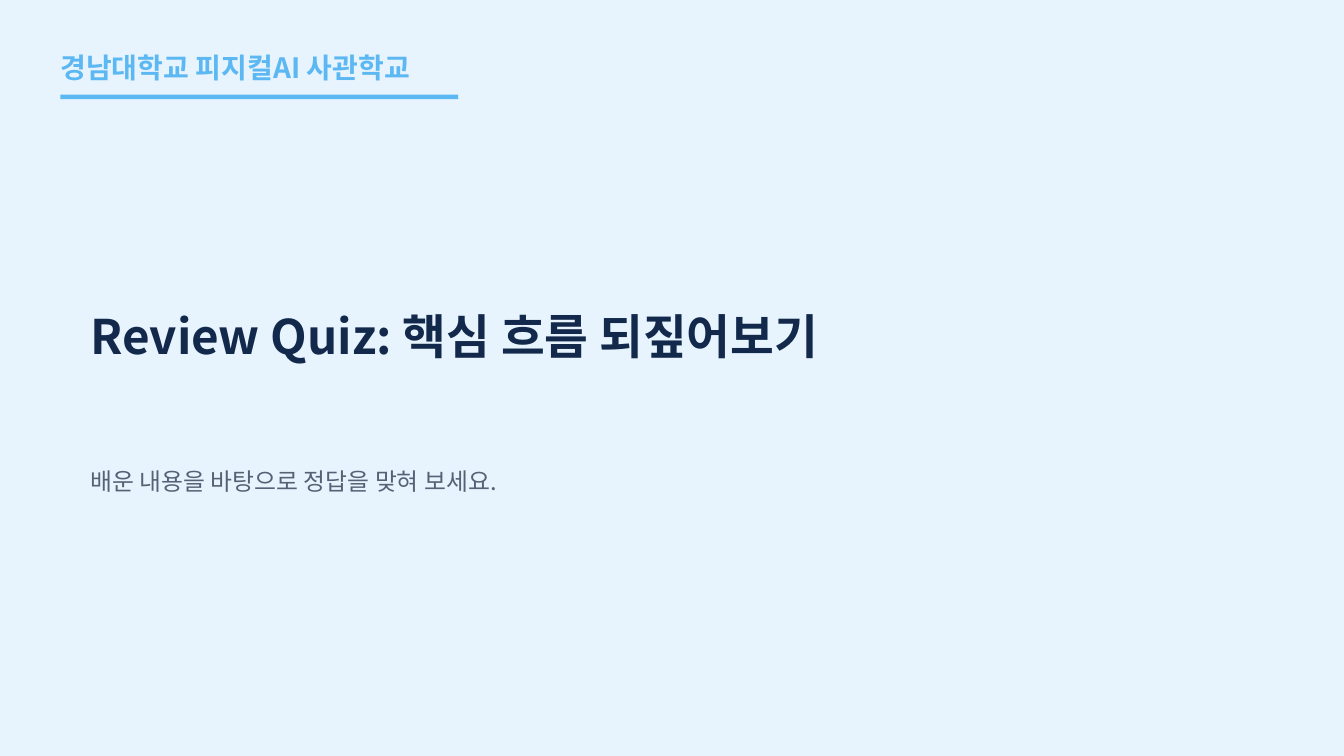
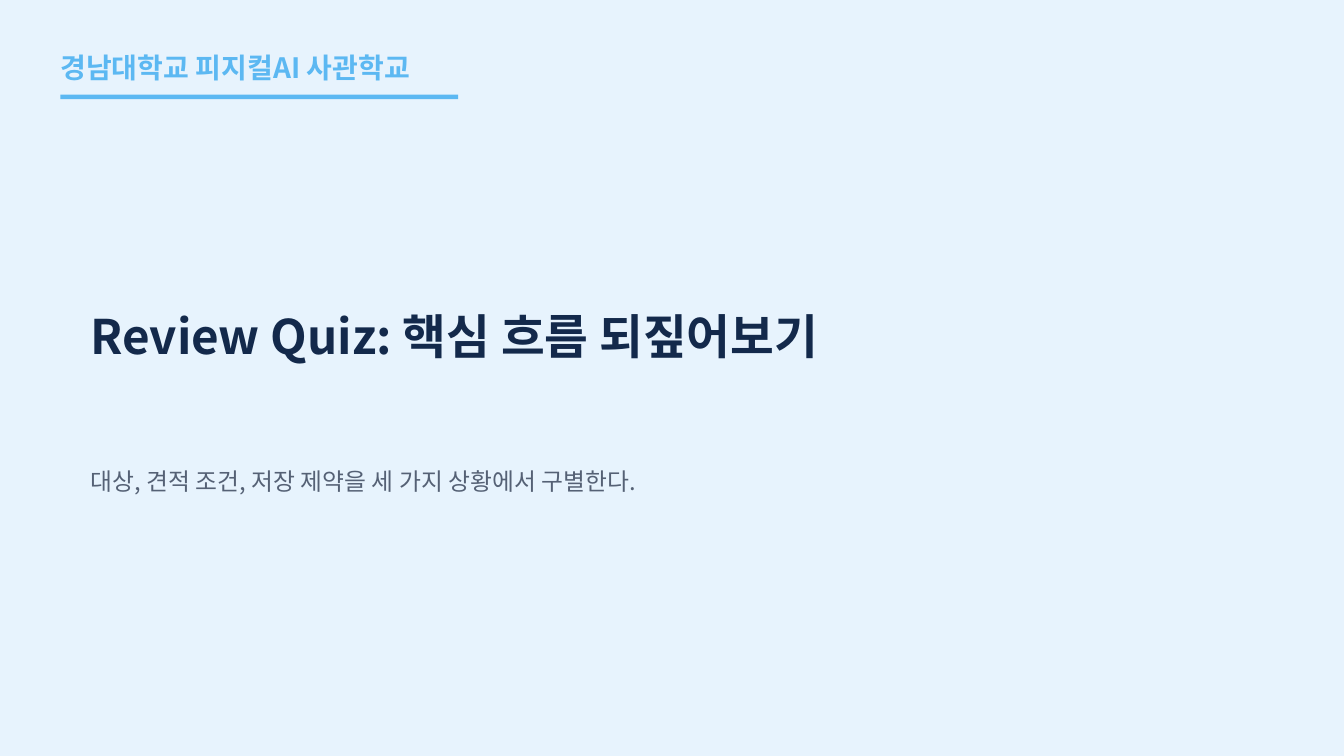
Before and after one commit to uengine-oss/hyd-iot-edu, a slide deck: slide 75 of workspace/강의제작/산출물/통합반/이론/02회차/통합반_02일차.pptx. Drawn at 1344x756 pixels with LibreOffice and Linux fonts; fonts in the diff are those of the drawing. Boxes give left, top, right and bottom in pixels: in the first picture for what was removed or moved away, otherwise in the second. Text is boxed around its words. In the diff, an @@ line names an element or a change of style, - is before the commit and + after.

```diff
--- a/workspace/강의제작/산출물/통합반/이론/02회차/통합반_02일차.pptx
+++ b/workspace/강의제작/산출물/통합반/이론/02회차/통합반_02일차.pptx
@@ text at <box>91,470,636,494</box>: text changed @@
-배운 내용을 바탕으로 정답을 맞혀 보세요.
+대상, 견적 조건, 저장 제약을 세 가지 상황에서 구별한다.
```
Also in this commit, not shown: 3 other slides changed, 18 other files.
